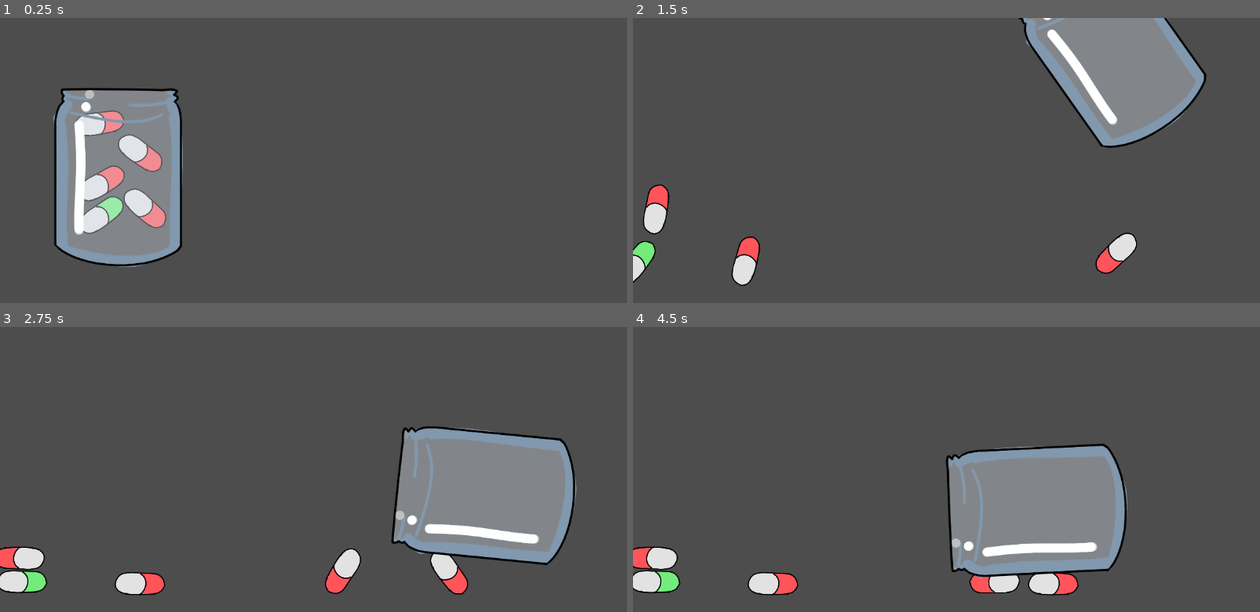
Above: before the commit, frames 1-4 (two rows, left to right).
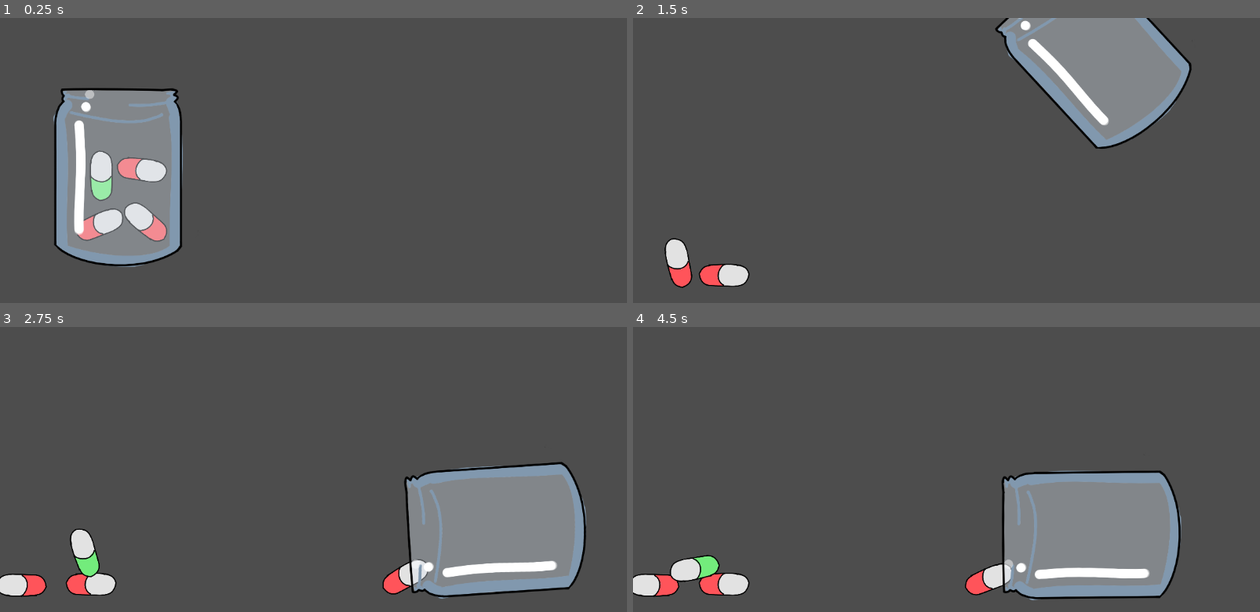
Above: after the commit, the same moments.

Repository: n0tcnj1eck4h/HackCarpathia2025
Game: Godot game, scene res://minigames/pills/getyourmeds.tscn
Same seed, same stepped clock (60 frames per second), same inputs: the game is played once before the commit and once after it. This scene is started directly instead of the project's main scene.
Inputs (mouse positions are in pixels of both pictures, inside the frame that each line leads up to):
- Up to frame 1 (0.25 s): no input
- Up to frame 2 (1.5 s): drag from (739, 257) to (1009, 117) at 0.52 s; drag from (821, 211) to (915, 263) at 1.27 s
- Up to frame 3 (2.75 s): move the mouse to (520, 495) at 2.02 s; click (520, 495) at 2.17 s
- Up to frame 4 (4.5 s): drag from (915, 572) to (758, 449) at 2.77 s; move the mouse to (1134, 555) at 3.52 s; click (1134, 555) at 3.67 s; drag from (758, 449) to (1034, 512) at 4.27 s

The runs differ from the first frame. In frame 1, 3.4% of the frame differs, in the area x 12-27%, y 32-79%; in frame 2, 8.0%; in frame 3, 15%; in frame 4, 16%, in the area x 0-88%, y 40-96%.

Commit message:
Pills are now instances

Diff:
--- a/ElderWare/minigames/pills/getyourmeds.tscn
+++ b/ElderWare/minigames/pills/getyourmeds.tscn
@@ -1,10 +1,9 @@
-[gd_scene load_steps=12 format=3 uid="uid://dv4hlccxu85vs"]
+[gd_scene load_steps=9 format=3 uid="uid://dv4hlccxu85vs"]
 
 [ext_resource type="Script" uid="uid://bub1uxdjykbki" path="res://minigames/pills/getyourmeds.gd" id="1_ypn2g"]
 [ext_resource type="AudioStream" uid="uid://cm4n6a8n1detg" path="res://sounds/lonczna44.mp3" id="2_6tcb6"]
 [ext_resource type="PackedScene" uid="uid://dtxucvg2yetwu" path="res://minigames/pills/sloik.tscn" id="2_73ia1"]
-[ext_resource type="Texture2D" uid="uid://cplno7oh5eiy3" path="res://assets/pigulka2.png" id="3_ddq70"]
-[ext_resource type="Texture2D" uid="uid://cqkx2kq06xw5x" path="res://assets/pigulki.png" id="5_g6yec"]
+[ext_resource type="PackedScene" uid="uid://dt2k88u6xxqoh" path="res://minigames/pills/pill.tscn" id="3_ypn2g"]
 
 [sub_resource type="WorldBoundaryShape2D" id="WorldBoundaryShape2D_g6yec"]
 
@@ -13,14 +12,6 @@
 [sub_resource type="WorldBoundaryShape2D" id="WorldBoundaryShape2D_4nmrt"]
 
 [sub_resource type="WorldBoundaryShape2D" id="WorldBoundaryShape2D_ypn2g"]
-
-[sub_resource type="CapsuleShape2D" id="CapsuleShape2D_ypn2g"]
-radius = 20.7249
-height = 93.0436
-
-[sub_resource type="CapsuleShape2D" id="CapsuleShape2D_g6yec"]
-radius = 22.7933
-height = 94.4027
 
 [node name="GetYourMeds" type="Node2D"]
 script = ExtResource("1_ypn2g")
@@ -52,72 +43,23 @@
 rotation = 3.14159
 shape = SubResource("WorldBoundaryShape2D_ypn2g")
 
-[node name="Pill" type="RigidBody2D" parent="."]
-position = Vector2(266, 322)
+[node name="Pill" parent="." instance=ExtResource("3_ypn2g")]
+position = Vector2(268, 347)
 rotation = 0.855507
 
-[node name="Pigulka2" type="Sprite2D" parent="Pill"]
-position = Vector2(20, 63)
-scale = Vector2(0.291016, 0.291016)
-texture = ExtResource("3_ddq70")
+[node name="Pill2" parent="." instance=ExtResource("3_ypn2g")]
+position = Vector2(184, 353)
+rotation = 2.89172
 
-[node name="CollisionShape2D" type="CollisionShape2D" parent="Pill"]
-rotation = 1.40154
-shape = SubResource("CapsuleShape2D_ypn2g")
+[node name="Pill3" parent="." instance=ExtResource("3_ypn2g")]
+position = Vector2(261, 252)
+rotation = -2.86116
+scale = Vector2(1, 1)
 
-[node name="Pill2" type="RigidBody2D" parent="."]
-position = Vector2(182, 165)
-
-[node name="Pigulka2" type="Sprite2D" parent="Pill2"]
-position = Vector2(20, 63)
-scale = Vector2(0.291016, 0.291016)
-texture = ExtResource("3_ddq70")
-
-[node name="CollisionShape2D" type="CollisionShape2D" parent="Pill2"]
-rotation = 1.40154
-shape = SubResource("CapsuleShape2D_ypn2g")
-
-[node name="Pill3" type="RigidBody2D" parent="."]
-position = Vector2(186, 276)
-rotation = -0.380006
-
-[node name="Pigulka2" type="Sprite2D" parent="Pill3"]
-position = Vector2(20, 63)
-scale = Vector2(0.291016, 0.291016)
-texture = ExtResource("3_ddq70")
-
-[node name="CollisionShape2D" type="CollisionShape2D" parent="Pill3"]
-rotation = 1.40154
-shape = SubResource("CapsuleShape2D_ypn2g")
-
-[node name="Pill4" type="RigidBody2D" parent="."]
-position = Vector2(258, 220)
-rotation = 0.781504
-
-[node name="Pigulka2" type="Sprite2D" parent="Pill4"]
-position = Vector2(20, 63)
-scale = Vector2(0.291016, 0.291016)
-texture = ExtResource("3_ddq70")
-
-[node name="CollisionShape2D" type="CollisionShape2D" parent="Pill4"]
-rotation = 1.40154
-shape = SubResource("CapsuleShape2D_ypn2g")
-
-[node name="GoodPill" type="RigidBody2D" parent="."]
-position = Vector2(188, 335)
-rotation = -0.467192
-scale = Vector2(1, 1)
-contact_monitor = true
-max_contacts_reported = 10
-
-[node name="Pigulki" type="Sprite2D" parent="GoodPill"]
-position = Vector2(19, 61)
-scale = Vector2(0.289062, 0.289062)
-texture = ExtResource("5_g6yec")
-
-[node name="CollisionShape2D" type="CollisionShape2D" parent="GoodPill"]
-rotation = 1.40684
-shape = SubResource("CapsuleShape2D_g6yec")
+[node name="GoodPill" parent="." instance=ExtResource("3_ypn2g")]
+position = Vector2(187, 262)
+rotation = 1.71101
+color = 1
 
 [node name="Sloik" parent="." instance=ExtResource("2_73ia1")]
 position = Vector2(210, 257)
--- /dev/null
+++ b/ElderWare/minigames/pills/pill.gd
@@ -0,0 +1,11 @@
+extends RigidBody2D
+
+@export_enum("Red", "Green") var color: int
+
+const TEXTURES = [
+	preload("res://assets/pigulka2.png"),
+	preload("res://assets/pigulki.png"),
+]
+
+func _ready() -> void:
+	$Pigulka2.texture = TEXTURES[color]
--- /dev/null
+++ b/ElderWare/minigames/pills/pill.tscn
@@ -0,0 +1,20 @@
+[gd_scene load_steps=4 format=3 uid="uid://dt2k88u6xxqoh"]
+
+[ext_resource type="Texture2D" uid="uid://cplno7oh5eiy3" path="res://assets/pigulka2.png" id="1_0mc5h"]
+[ext_resource type="Script" uid="uid://da1nnv57tkyc3" path="res://minigames/pills/pill.gd" id="1_ystws"]
+
+[sub_resource type="CapsuleShape2D" id="CapsuleShape2D_ypn2g"]
+radius = 18.1107
+height = 86.3528
+
+[node name="Pill" type="RigidBody2D"]
+script = ExtResource("1_ystws")
+
+[node name="Pigulka2" type="Sprite2D" parent="."]
+position = Vector2(20, 63)
+scale = Vector2(0.291016, 0.291016)
+texture = ExtResource("1_0mc5h")
+
+[node name="CollisionShape2D" type="CollisionShape2D" parent="."]
+rotation = 1.4135
+shape = SubResource("CapsuleShape2D_ypn2g")
Not shown, added: ElderWare/minigames/pills/pill.gd.uid
